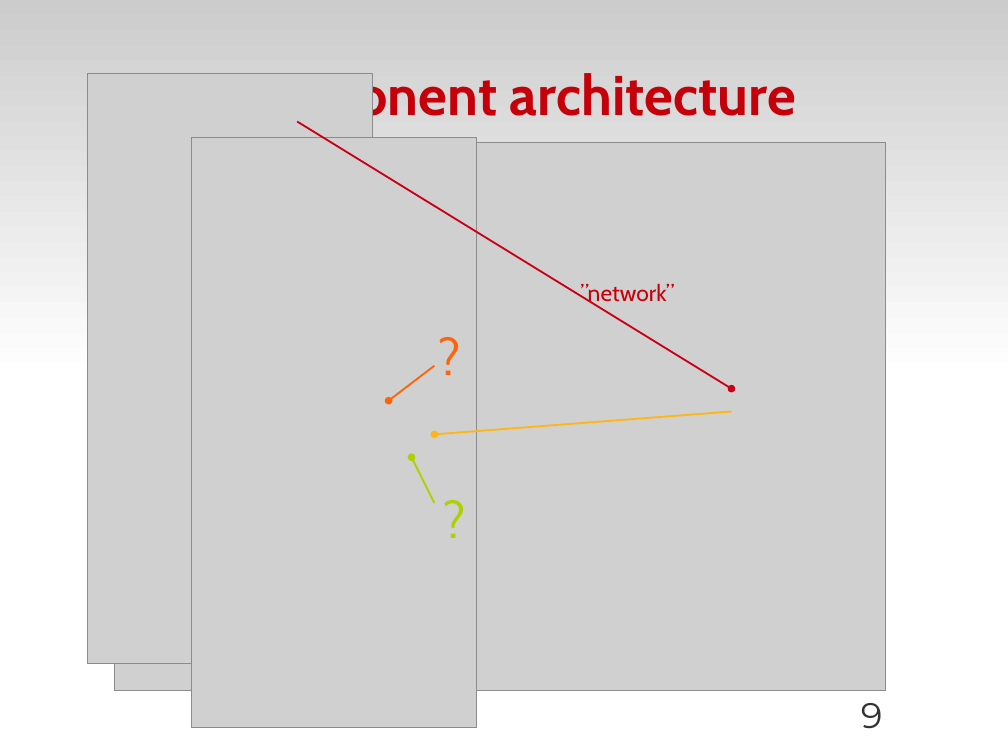
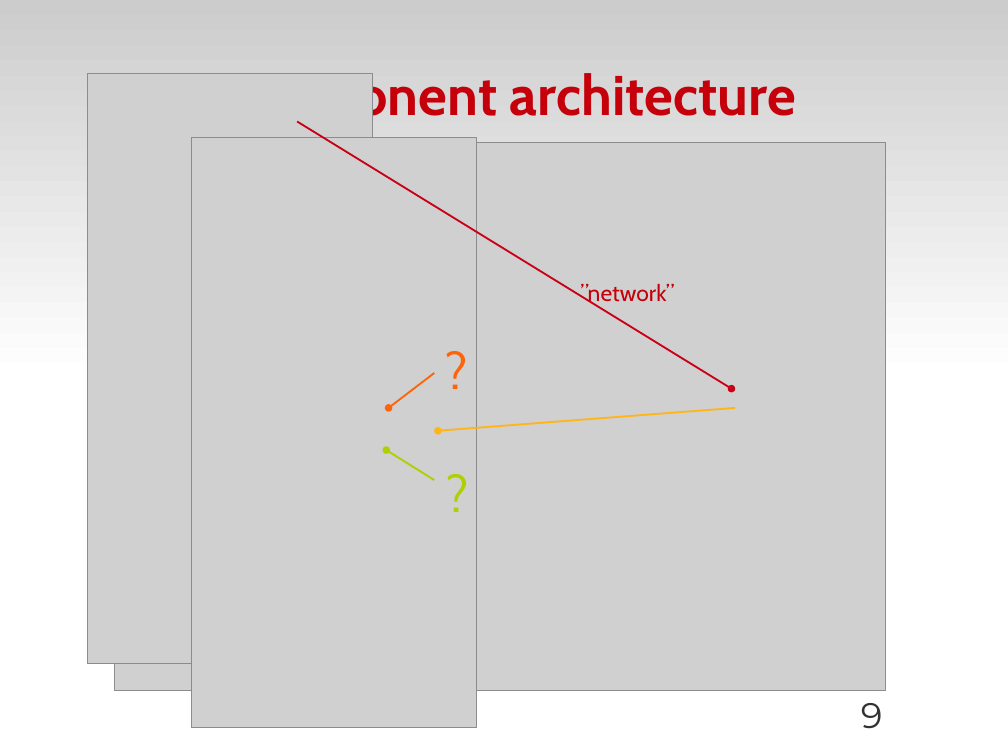
Before and after one commit to zyluo/talk-COSUG-2012, a slide deck: slide 9 of COSUG-2012.odp. Drawn at 1008x756 pixels with LibreOffice and Linux fonts; fonts in the diff are those of the drawing; grey boxes stand for pictures; background and template pictures are left out. Boxes give left, top, right and bottom in pixels: in the first picture for what was removed or moved away, otherwise in the second. Text is boxed around its words. In the diff, an @@ line names an element or a change of style, - is before the commit and + after.

```diff
--- a/COSUG-2012.odp
+++ b/COSUG-2012.odp
@@ text "?" moved from (x1=429, y1=320, x2=480, y2=399) to (x1=436, y1=335, x2=488, y2=413) @@
@@ arrow moved from (389, 401) - (434, 366) to (389, 408) - (434, 373) @@
@@ arrow moved from (434, 434) - (732, 412) to (438, 431) - (735, 408) @@
@@ arrow moved from (412, 457) - (434, 503) to (386, 450) - (434, 480) @@
@@ text "?" moved from (x1=434, y1=483, x2=486, y2=562) to (x1=438, y1=457, x2=489, y2=536) @@
```
Also in this commit, not shown: 9 other slides changed, 1 other file.
